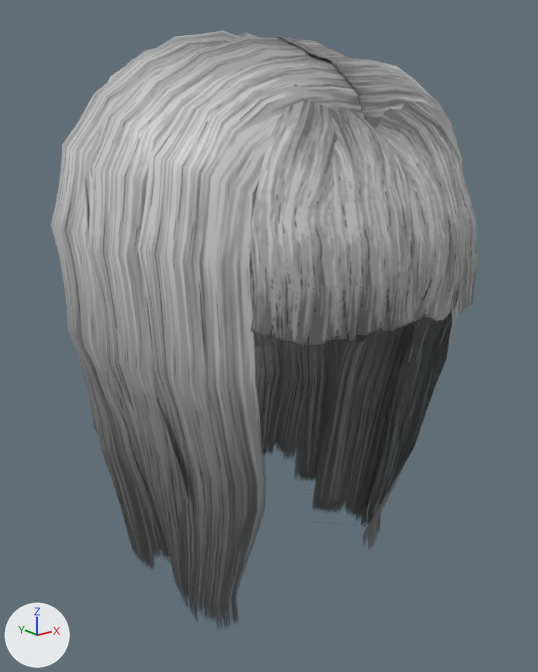
An edit to the glTF model public/models/daz_hair_hime.glb, drawn before and after from the same camera.
The view is the same before and after, from a camera (50 mm lens) standing at (-0.217, -0.286, 0.105) and looking at (0.003, -0.011, -0.004). The lights are fixed; the arrows at lower left show +X, +Y and +Z. The older version comes first.

Objects in the first picture: 'daz_hair_hime'.
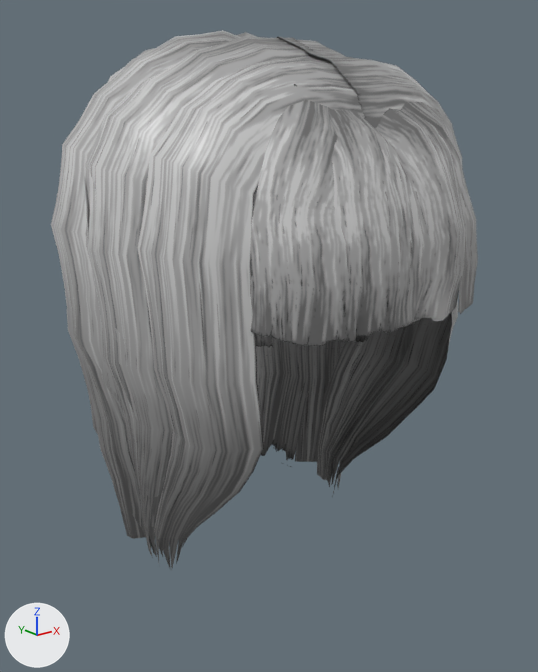
Boxes [x1, y1, x2, y2] around the edits, measured in the pictures (538 x 672 px; the box of a moved part takes in the faces that stretch with it):
'daz_hair_hime', reshaped (10% shorter): before [51, 30, 478, 628]; after [51, 30, 478, 568]
part 1 of me_daz_hair_hime, deleted: before [383, 326, 409, 430]
part 2 of me_daz_hair_hime, moved or reshaped: before [88, 336, 436, 628]; after [88, 340, 436, 568]
part 3 of me_daz_hair_hime, edited (looks the same): [51, 30, 478, 509] in both

Edits to the bpy script that builds the scene:
```text
Add mat_daz_hair_hime_mat_1:
    mat_daz_hair_hime_mat_1 = bpy.data.materials.new('daz_hair_hime_mat')
    # uses the picture img_daz_hair_hime_tex
Change me_daz_hair_hime:
    used by ob_daz_hair_hime; location = (0.0, 0.0, 0.0)
    remove me_daz_hair_hime.from_pydata(...)  # 5296 vertices, 8868 faces; spans x -0.089..0.089, y -0.109..0.094, z -0.138..0.137
    add me_daz_hair_hime.from_pydata(...)  # 5173 vertices, 8596 faces; spans x -0.089..0.089, y -0.109..0.094, z -0.117..0.137
    me_daz_hair_hime part 1: the loose piece of 11 vertices spanning x 0.059..0.072, y -0.054..-0.038, z -0.056..0.006 is deleted
    me_daz_hair_hime part 2: 262 vertices moved from x -0.075..0.075, y -0.077..0.018, z -0.105..-0.026 to x -0.075..0.075, y -0.069..0.019, z -0.105..-0.026; 208 vertices removed from x -0.079..0.075, y -0.055..0.072, z -0.138..0.004; 96 vertices added at x -0.067..0.075, y -0.017..0.019, z -0.117..-0.036
    me_daz_hair_hime part 3: 8403 faces spanning x -0.089..0.089, y -0.109..0.094, z -0.114..0.137 switch from mat_daz_hair_hime_mat (picture img_daz_hair_hime_tex) to mat_daz_hair_hime_mat_1
```
